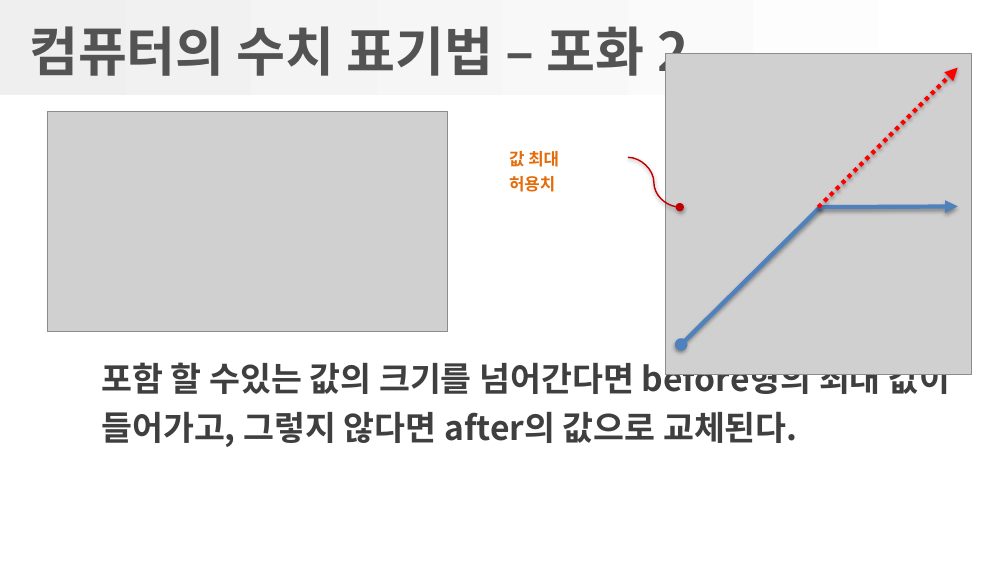
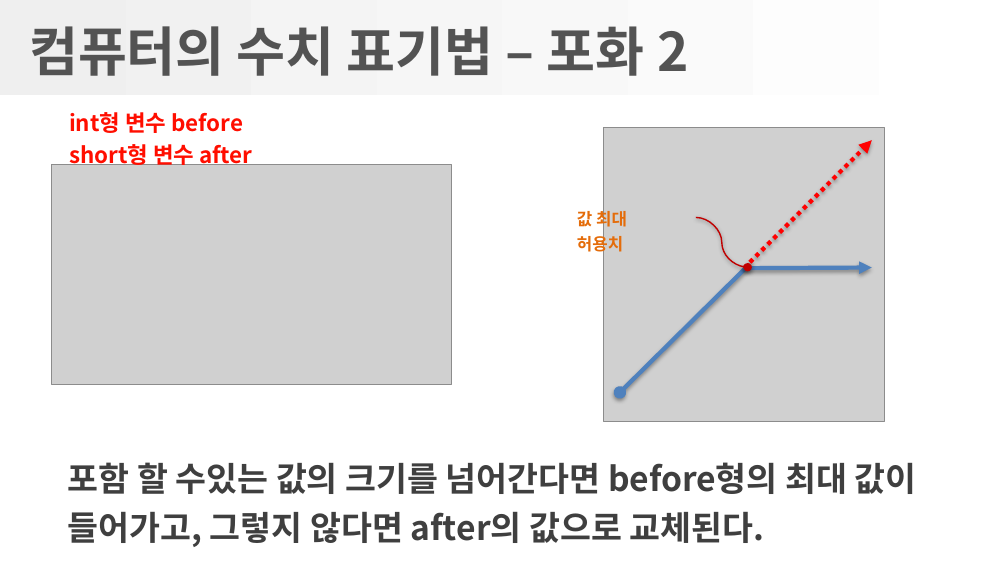
Before and after one commit to gatherKnowledge/Presentation, a slide deck: slide 27 of GreatCode/1-2장_수치표기법.pptx (slide 30 before the commit). Drawn at 1008x567 pixels with LibreOffice and Linux fonts; fonts in the diff are those of the drawing; grey boxes stand for pictures; background and template pictures are left out. Boxes give left, top, right and bottom in pixels: in the first picture for what was removed or moved away, otherwise in the second. Text is boxed around its words. In the diff, an @@ line names an element or a change of style, - is before the commit and + after.

```diff
--- a/GreatCode/1-2장_수치표기법.pptx
+++ b/GreatCode/1-2장_수치표기법.pptx
@@ text added at <box>69,112,252,168</box>, 16 pt, text #FF0E00, bold @@
+int형 변수 before
+short형 변수 after
@@ picture: place and size @@
-picture at <box>665,53,971,375</box>
+picture at <box>604,127,884,422</box>
@@ arrow moved from (818, 208) - (958, 68) to (744, 268) - (872, 140) @@
@@ picture: place and size @@
-picture at <box>48,112,449,332</box>
+picture at <box>51,164,452,384</box>
@@ text "값 최대 허용치" rewrapped from <box>509,151,559,192</box> to <box>577,208,627,255</box> @@
@@ arrow removed from (818, 208) to (958, 207) @@
@@ freeform shape: place and size @@
-freeform shape at <box>628,157,679,207</box>
+freeform shape at <box>696,218,747,267</box>
@@ arrow added from (746, 267) to (620, 392), #4F81BD 3 pt @@
@@ arrow moved from (681, 345) - (821, 207) to (744, 268) - (872, 267) @@
@@ arrow (744, 268) - (872, 267): arrowheads changed @@
@@ text "포함 할 수있는 값의 크기를 ..." rewrapped from <box>101,357,950,447</box> to <box>68,462,917,547</box> @@
```
Also in this commit, not shown: 25 other slides changed, 5 slides added, 2 slides removed, 3 other files.
